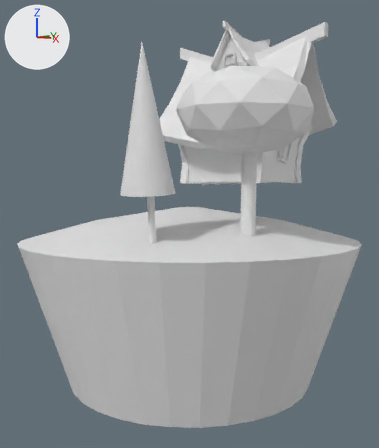
Two versions of the Blender file low-poly-landscape.blend, one commit apart.
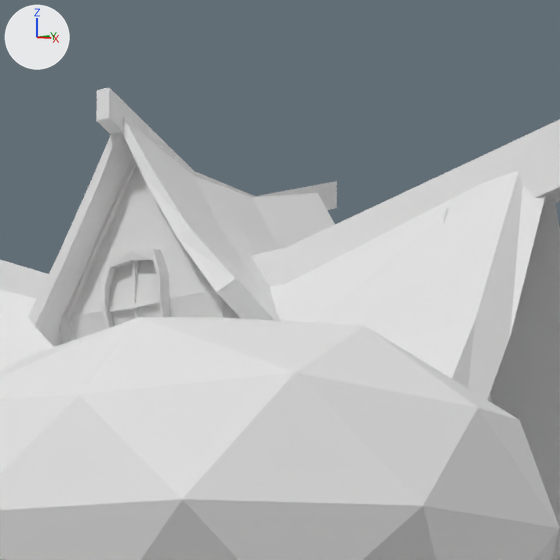
Each version appears first whole from a 50 mm lens placed at (6.19, -7.09, 2.44), pointed at (0.02, -0.02, 1.76), and next in a close-up on the part from 54% to 83% of the width and 1% to 25% of the height. Lighting does not change. The marker at upper left points along +X, +Y and +Z.

Before the edit, the objects in view are built like this:
```python
me_cube_003 = bpy.data.meshes.new('Cube.003')
me_cube_003.from_pydata(...)  # 51 vertices, 35 faces; spans x -1.01..0.05, y -0.82..0.94, z -0.92..2.03
me_cube_003.materials.append(mat_material)  # white #e7e7e7
me_cube_004 = bpy.data.meshes.new('Cube.004')
me_cube_004.from_pydata(...)  # 24 vertices, 22 faces; spans x -1.22..0.11, y -1.24..0.04, z -0.14..2.11
me_cube_004.materials.append(mat_material)  # white #e7e7e7
me_cube_023 = bpy.data.meshes.new('Cube.023')
me_cube_023.from_pydata(...)  # 12 vertices, 5 faces; spans x -1.085..-0.941, y -0.045..0.337, z 0.089..1.032
me_cube_023.materials.append(mat_material)  # white #e7e7e7
ob_attic_body = bpy.data.objects.new('attic body', me_cube_003)
ob_attic_body.location = (0.212, 1.447, 4.486)
ob_attic_body.rotation_euler = (0.0, 0.0, 1.583)  # degrees (0, 0, 91)
ob_attic_body.scale = (0.539, 0.397, 0.397)
_m = ob_attic_body.modifiers.new('Mirror', 'MIRROR')
_m.use_axis = (True, True, False)
ob_attic_body_001 = bpy.data.objects.new('attic body.001', me_cube_023)
ob_attic_body_001.location = (0.212, 1.447, 4.486)
ob_attic_body_001.rotation_euler = (0.0, 0.0, 1.583)  # degrees (0, 0, 91)
ob_attic_body_001.scale = (0.539, 0.397, 0.397)
_m = ob_attic_body_001.modifiers.new('Mirror', 'MIRROR')
_m.use_axis = (True, True, False)
_m.use_clip = True
_m = ob_attic_body_001.modifiers.new('Solidify', 'SOLIDIFY')
_m.thickness = 0.25
ob_attic_roof = bpy.data.objects.new('attic roof', me_cube_004)
ob_attic_roof.location = (0.224, 1.445, 4.531)
ob_attic_roof.rotation_euler = (0.0, 0.0, 1.583)  # degrees (0, 0, 91)
ob_attic_roof.scale = (0.539, 0.397, 0.397)
_m = ob_attic_roof.modifiers.new('Mirror', 'MIRROR')
_m.use_axis = (True, True, False)
# also in view: 'atic roof beam' at (0.21, 1.47, 5.29); 'Cube' at (0.21, 1.45, 4.52); 'roof' at (0.1, 1.4, 4.16); 'Cube.001' at (0.21, 1.45, 4.99); 'Icosphere' at (1.76, -0.81, 3.51)
```
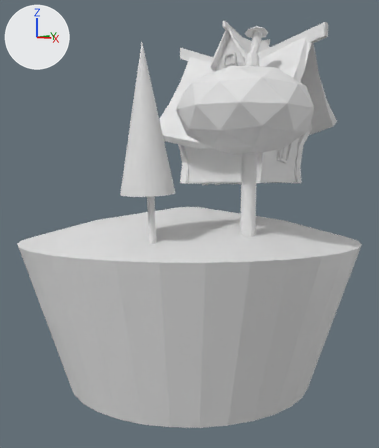
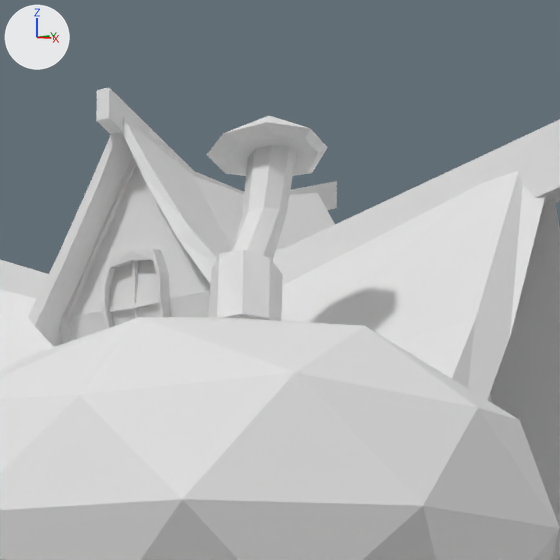
The change, as a list of edits to the scene's bpy script:
```text
Add me_cylinder_003:
    me_cylinder_003.from_pydata(...)  # 104 vertices, 98 faces; spans x -1.11..1.73, y -4.67..0.92, z -8.34..1.0
Add ob_cylinder_003:
    ob_cylinder_003 = bpy.data.objects.new('Cylinder.003', me_cylinder_003)
    ob_cylinder_003.location = (0.991, 0.702, 3.906)
    ob_cylinder_003.rotation_euler = (0.451, 0.0, 0.0)  # degrees (26, 0, 0)
    ob_cylinder_003.scale = (-0.141, -0.141, -0.141)
```

What differs and where, as boxes (x1, y1, x2, y2) in the close-ups (560 x 560 px):
'Cylinder.003', added
    after: (207, 116, 328, 321)
